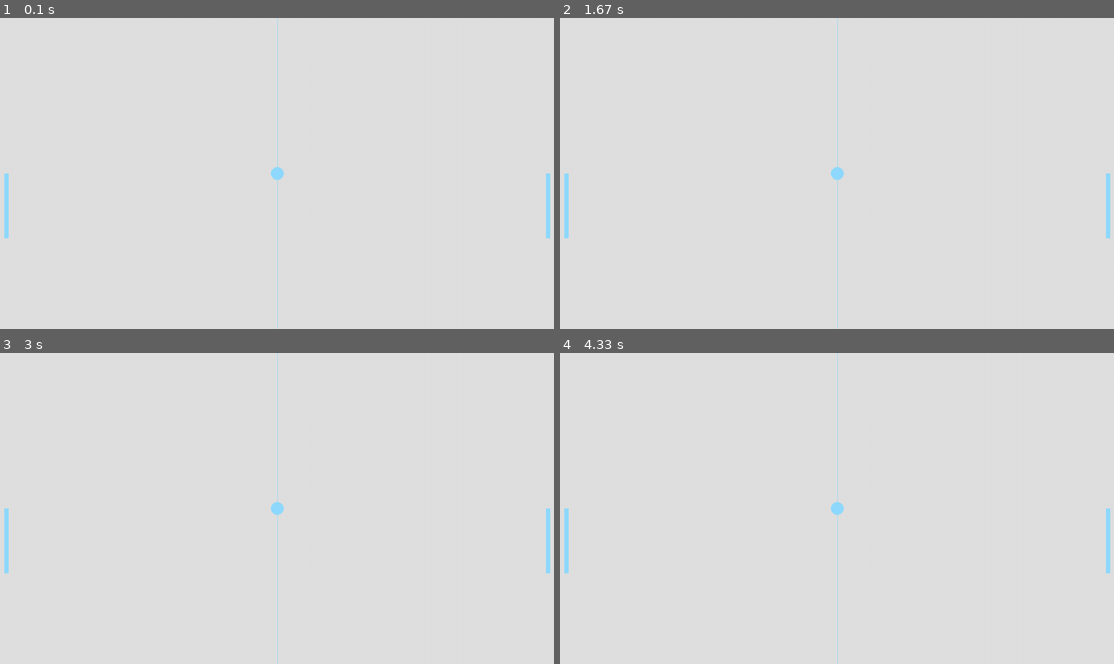
Above: before the commit, frames 1-4 (two rows, left to right).
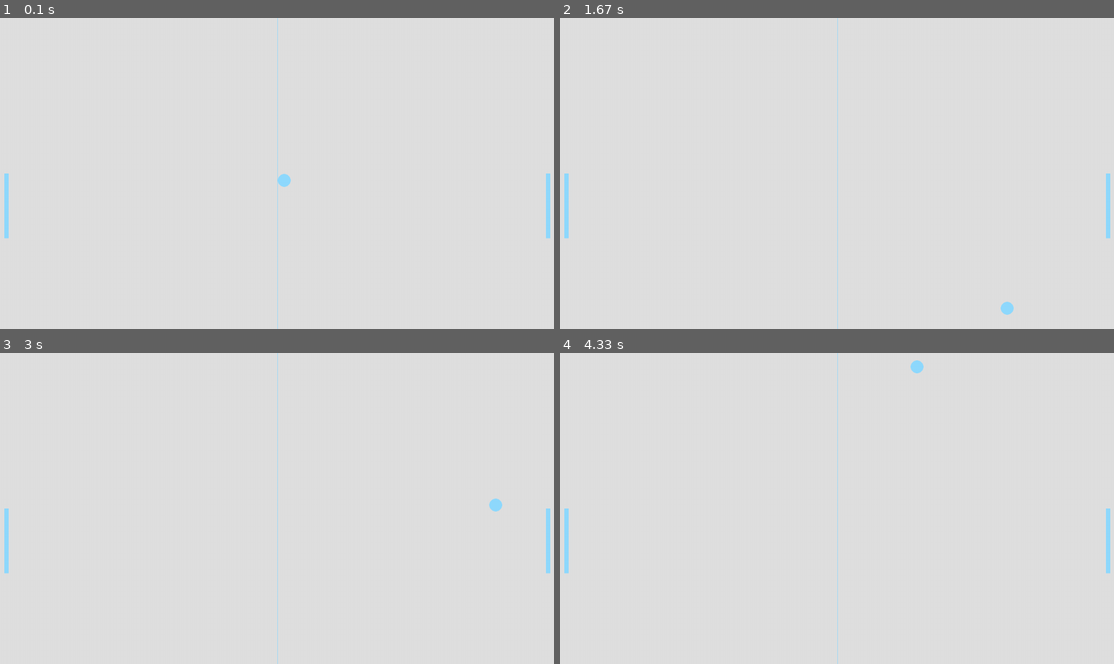
Above: after the commit, the same moments.

Repository: 100ballovby/tuesday_start_5PM_2122
Game: pygame game, started from 21_lesson_2202/00_pong_v1.py
Two runs of this game, one before a commit and one after it. Both use one fixed random seed, a clock stepped at 60 frames per second and the inputs below.
Inputs:
- Up to frame 1 (0.1 s): no input
- Up to frame 2 (1.67 s): no input
- Up to frame 3 (3 s): no input
- Up to frame 4 (4.33 s): no input

The runs differ from the first frame. In frame 1, 0.1% of the frame differs, in the area x 48-53%, y 47-55%; in frame 2, 0.1%, in the area x 48-82%, y 47-96%; in frame 3, 0.1%; in frame 4, 0.1%.

Commit message:
Adding ball motion function

Diff:
--- a/21_lesson_2202/00_pong_v1.py
+++ b/21_lesson_2202/00_pong_v1.py
@@ -1,5 +1,30 @@
 import pygame as pg
 from pygame.draw import rect, circle, polygon, aaline, ellipse
+
+
+def ball_motion(obj, width, height, plr, enm):
+    """
+    Функция движения мяча по игровому полю
+    :param obj: игровой объект-мяч
+    :param width: ширина экрана
+    :param height: высота экрана
+    :param plr: игровая ракетка
+    :param enm: ракетка-враг
+    :return: None
+    """
+    global ball_speed_x, ball_speed_y
+
+    obj.x += ball_speed_x
+    obj.y += ball_speed_y
+
+    if obj.top <= 0 or obj.bottom > height:  # если мяч ударился об нижнюю или верхнюю часть экрана
+        ball_speed_y *= -1  # направить его в противоположную сторону
+    elif obj.left <= 0 or obj.right > width:  # если мяч ударился об правую или левую границу экрана
+        ball_speed_x *= -1  # направить его в противоположную сторону
+
+    if obj.colliderect(plr) or obj.colliderect(enm):  # если мяч коснулся игрока или врага
+        ball_speed_x *= - 1  # отбить мяч в другую сторону
+
 
 W = 1280
 H = 720
@@ -16,12 +41,20 @@
 player = pg.Rect(W - 20, H // 2, 10, 150)
 opponent = pg.Rect(10, H // 2, 10, 150)
 
+# Game variables
+speed = 8
+ball_speed_x = speed
+ball_speed_y = speed
+
 finished = False
 while not finished:
     clock.tick(30)
     for event in pg.event.get():
         if event.type == pg.QUIT:
             finished = True
+
+    # Game logic
+    ball_motion(ball, W, H, player, opponent)
 
     # Visuals
     screen.fill(bg_color)
